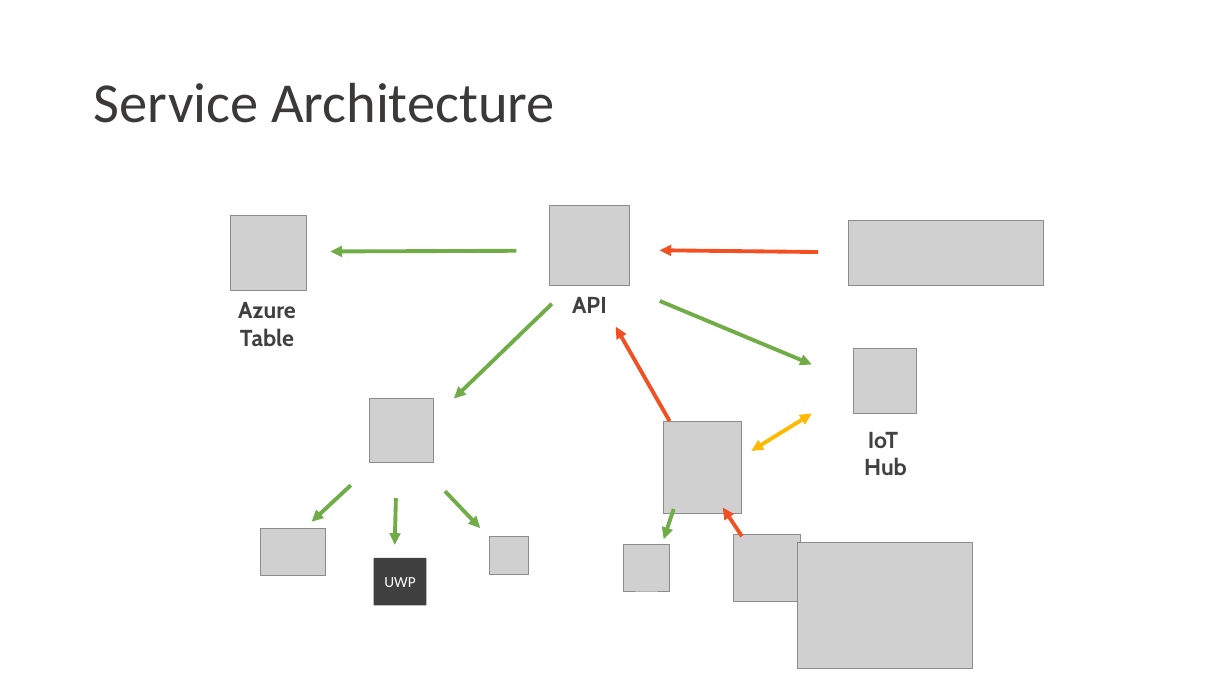
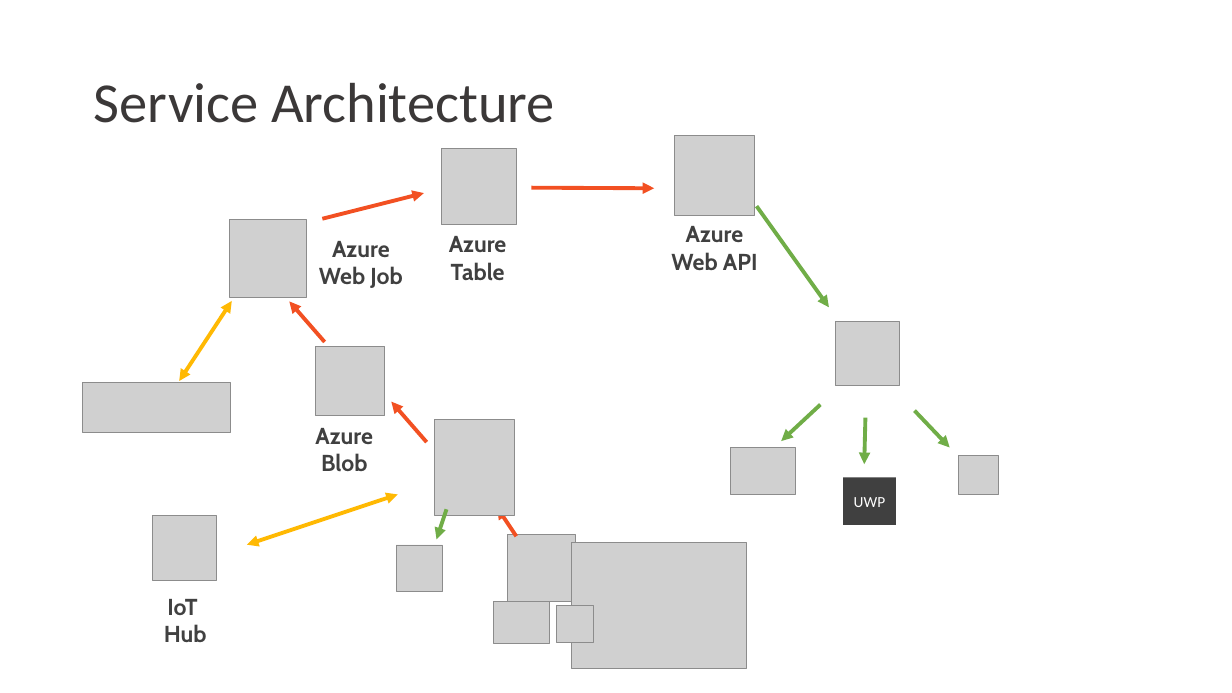
Before and after one commit to evangelism/iothack2015, a slide deck: slide 5 of Docs/Project Cat Monitor.pptx. Drawn at 1232x693 pixels with LibreOffice and Linux fonts; fonts in the diff are those of the drawing; grey boxes stand for pictures. Boxes give left, top, right and bottom in pixels: in the first picture for what was removed or moved away, otherwise in the second. Text is boxed around its words. In the diff, an @@ line names an element or a change of style, - is before the commit and + after.

```diff
--- a/Docs/Project Cat Monitor.pptx
+++ b/Docs/Project Cat Monitor.pptx
@@ picture: place and size @@
-picture at [230, 215, 306, 291]
+picture at [441, 149, 517, 225]
@@ picture: place and size @@
-picture at [549, 205, 629, 286]
+picture at [675, 136, 755, 216]
@@ arrow added from (323, 219) to (424, 193), #F25022 3 pt @@
@@ arrow moved from (818, 252) - (660, 250) to (531, 188) - (654, 189) @@
@@ arrow moved from (552, 304) - (454, 398) to (757, 206) - (829, 308) @@
@@ picture added at [229, 220, 307, 298] @@
@@ text "Azure Table": place and size @@
-text "Azure Table" at [238, 302, 296, 347]
+text "Azure Table" at [449, 236, 507, 281]
@@ text at [671, 226, 758, 270]: text changed @@
-API
+Azure
+Web API
@@ text added at [319, 241, 402, 288], 18 pt, text #404040, bold @@
+Azure Web Job
@@ arrow removed from (517, 250) to (331, 251) @@
@@ double arrow added from (179, 381) to (232, 301), #FFB903 3 pt @@
@@ arrow added from (324, 342) to (289, 301), #F25022 3 pt @@
@@ arrow removed from (670, 421) to (616, 327) @@
@@ arrow removed from (660, 301) to (811, 364) @@
@@ picture: place and size @@
-picture at [370, 398, 433, 462]
+picture at [836, 322, 899, 385]
@@ picture added at [315, 347, 384, 416] @@
@@ picture: place and size @@
-picture at [848, 221, 1043, 286]
+picture at [82, 383, 231, 433]
@@ arrow added from (427, 443) to (392, 402), #F25022 3 pt @@
@@ 3 arrows, 2 pictures, 1 rectangle: place and size @@
-3 arrows, 2 pictures, 1 rectangle at [261, 485, 530, 605]
+3 arrows, 2 pictures, 1 rectangle at [730, 405, 999, 525]
@@ text added at [315, 428, 373, 471], 18 pt, text #404040, bold @@
+Azure Blob
@@ double arrow moved from (751, 451) - (811, 414) to (247, 544) - (398, 494) @@
@@ 2 pictures, 1 arrow: place and size @@
-2 pictures, 1 arrow at [624, 421, 742, 592]
+2 pictures, 1 arrow at [396, 420, 514, 592]
@@ 2 pictures, 1 arrow: place and size @@
-2 pictures, 1 arrow at [723, 507, 972, 668]
+2 pictures, 1 arrow at [497, 507, 747, 668]
@@ picture: place and size @@
-picture at [853, 348, 917, 413]
+picture at [152, 516, 216, 580]
@@ text "IoT Hub": place and size @@
-text "IoT Hub" at [864, 432, 907, 475]
+text "IoT Hub" at [164, 599, 207, 642]
@@ picture added at [494, 602, 550, 643] @@
@@ picture added at [557, 605, 594, 642] @@
```
Also in this commit, not shown: 3 other slides changed.
